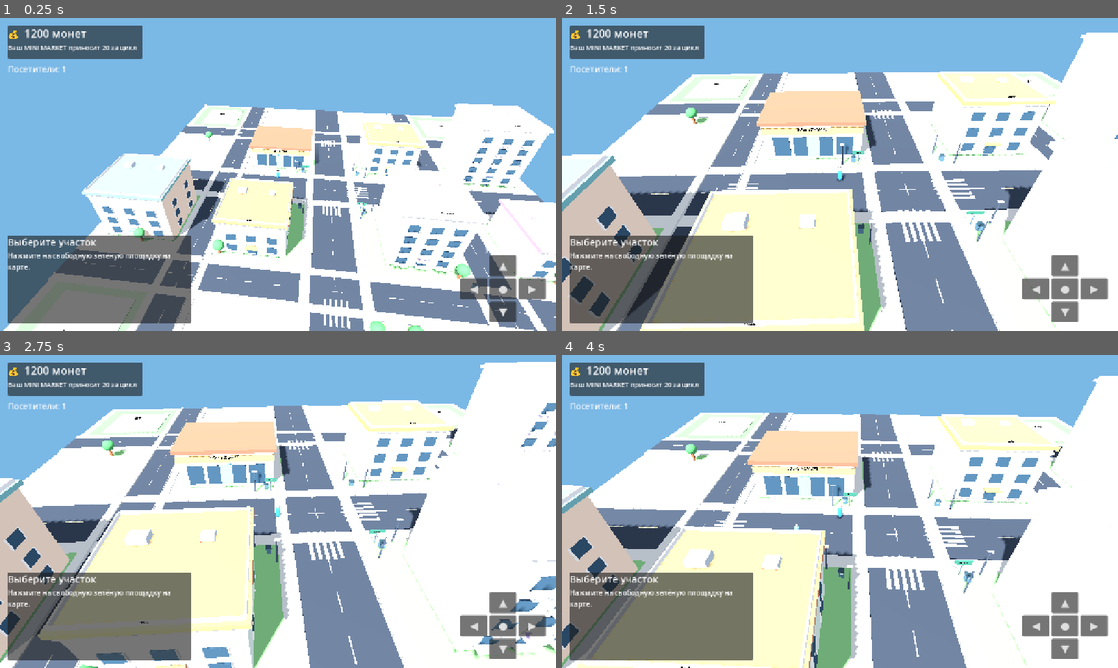
Above: before the commit, frames 1-4 (two rows, left to right).
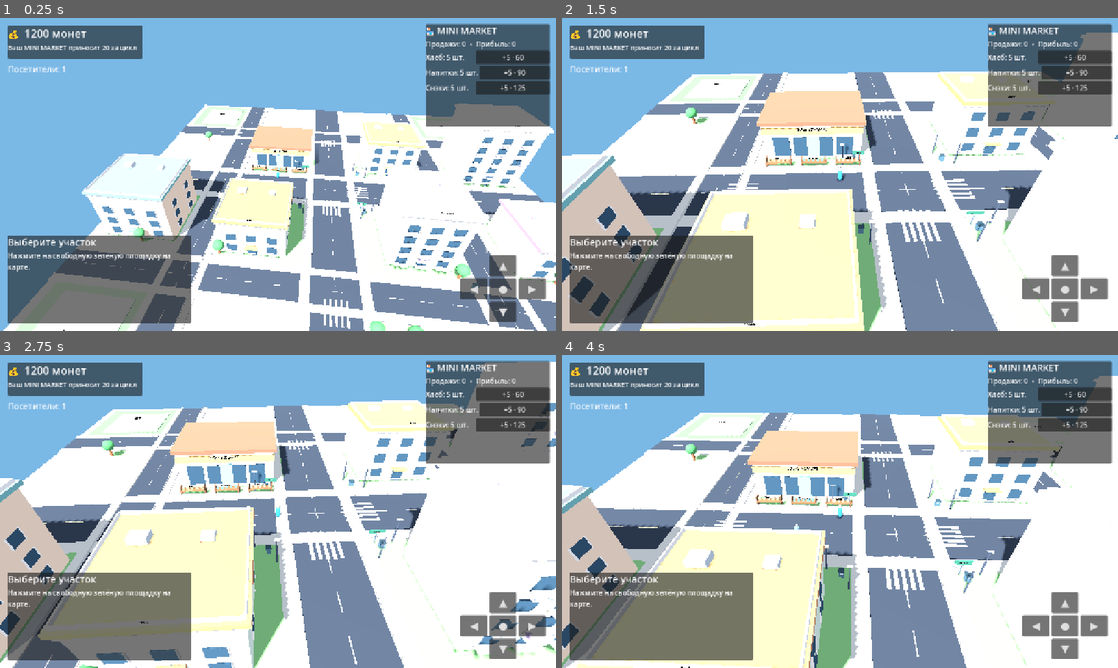
Above: after the commit, the same moments.

Repository: uchihabaha05-del/MINI-WORLD-TYCOON
Game: Godot game, scene res://scenes/Main.tscn
Same seed, same stepped clock (60 frames per second), same inputs: the game is played once before the commit and once after it.
Inputs (mouse positions are in pixels of both pictures, inside the frame that each line leads up to):
- Up to frame 1 (0.25 s): no input
- Up to frame 2 (1.5 s): move the mouse to (962, 158) at 0.52 s; hold D 0.53-1.28 s; click (962, 158) at 0.67 s; move the mouse to (728, 190) at 1.27 s; hold S from 1.28 s (still down)
- Up to frame 3 (2.75 s): move the mouse to (333, 442) at 2.02 s; release S at 2.03 s; hold D from 2.03 s (still down)
- Up to frame 4 (4 s): move the mouse to (812, 574) at 2.77 s; release D at 2.78 s; hold W 2.78-3.53 s; click (812, 574) at 2.92 s; move the mouse to (1006, 558) at 3.52 s; hold A from 3.53 s (still down)

The runs differ from the first frame. In frame 1, 7.5% of the frame differs, in the area x 45-99%, y 1-50%; in frame 2, 7.7%; in frame 3, 7.7%; in frame 4, 7.7%, in the area x 34-99%, y 1-49%.
Error before the commit: Parse Error: Invalid operands "String" and "int" for "*" operator. (res://scripts/store_gameplay.gd:115)

Commit message:
Fix stock purchase price formatting

Diff:
--- a/scripts/store_gameplay.gd
+++ b/scripts/store_gameplay.gd
@@ -112,7 +112,7 @@
 		row.add_child(info)
 		stock_labels.append(info)
 		var button := Button.new()
-		button.text = "+5 · %d" % int(PRODUCTS[i]["buy"]) * RESTOCK_AMOUNT
+		button.text = "+5 · %d" % (int(PRODUCTS[i]["buy"]) * RESTOCK_AMOUNT)
 		button.size_flags_horizontal = Control.SIZE_EXPAND_FILL
 		button.pressed.connect(_restock_product.bind(i))
 		row.add_child(button)
